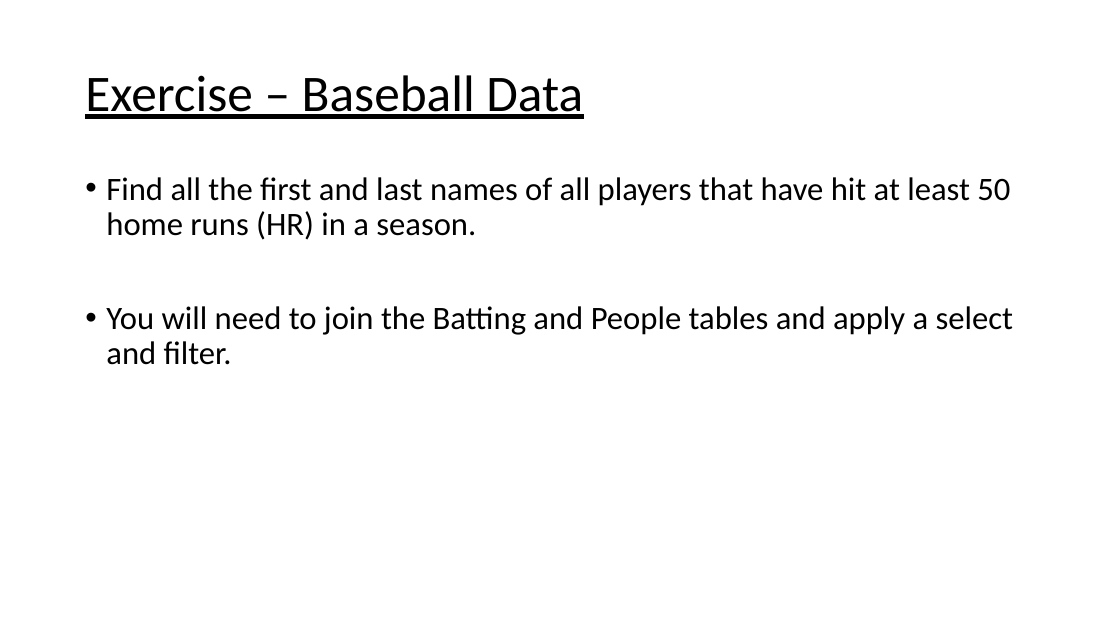
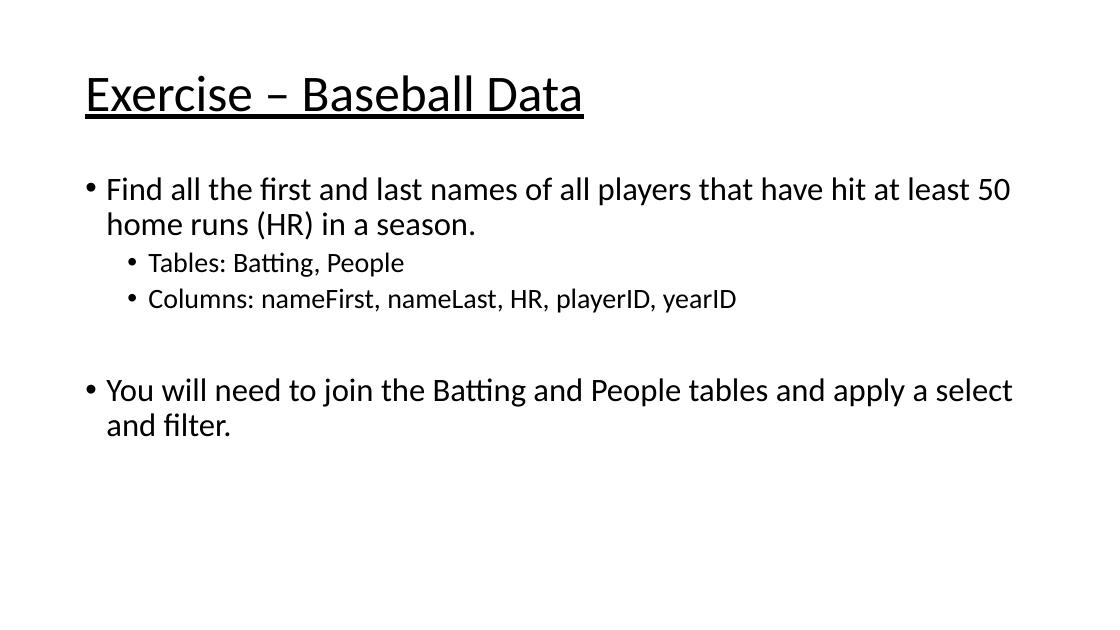
Before and after one commit to WSU-DataScience/USCOTS19_workshop, a slide deck: slide 19 of block_3_data_management/1_Introduction to SQL.pptx. Drawn at 1120x630 pixels with LibreOffice and Linux fonts; fonts in the diff are those of the drawing. Boxes give left, top, right and bottom in pixels: in the first picture for what was removed or moved away, otherwise in the second. Text is boxed around its words. In the diff, an @@ line names an element or a change of style, - is before the commit and + after.

```diff
--- a/block_3_data_management/1_Introduction to SQL.pptx
+++ b/block_3_data_management/1_Introduction to SQL.pptx
@@ text at <box>148,252,737,313</box>: paragraphs added @@
+  • Tables: Batting, People
+  • Columns: nameFirst, nameLast, HR, playerID, yearID
```
Also in this commit, not shown: 7 other slides changed, 1 slide added, 1 slide removed.
